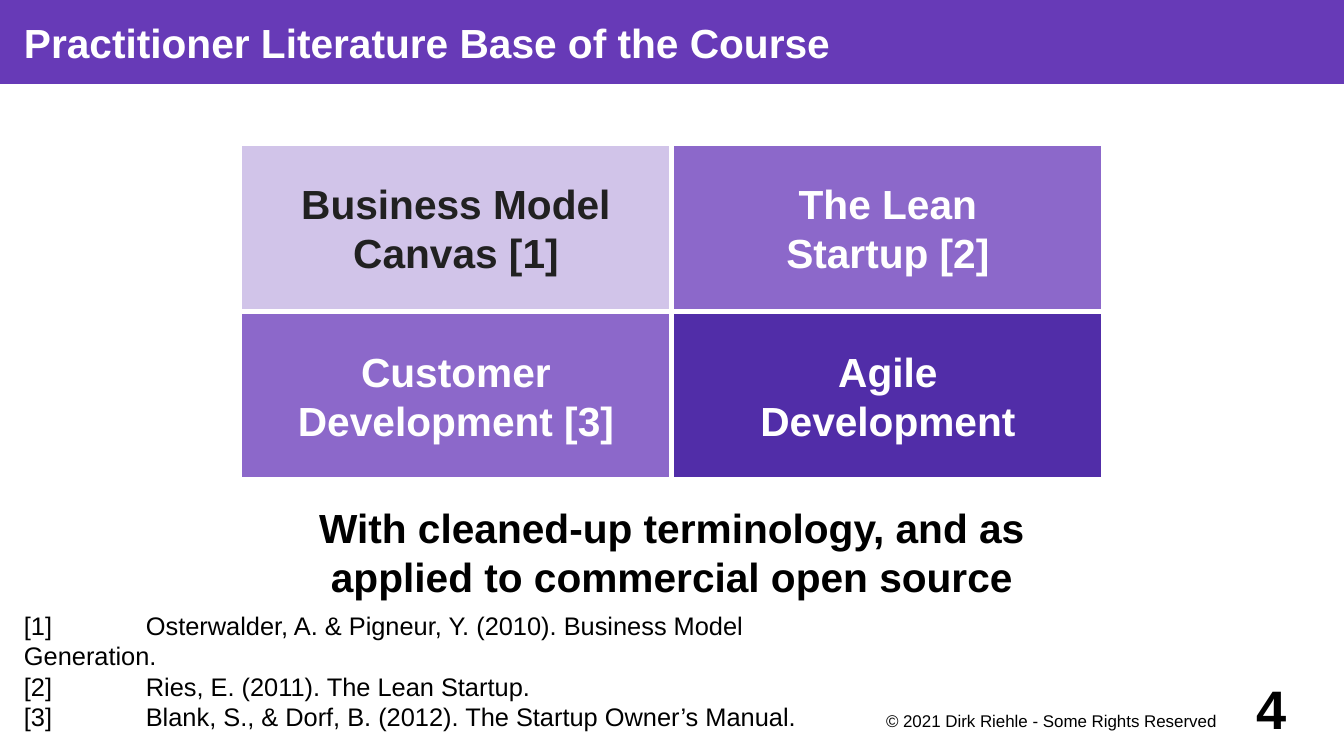
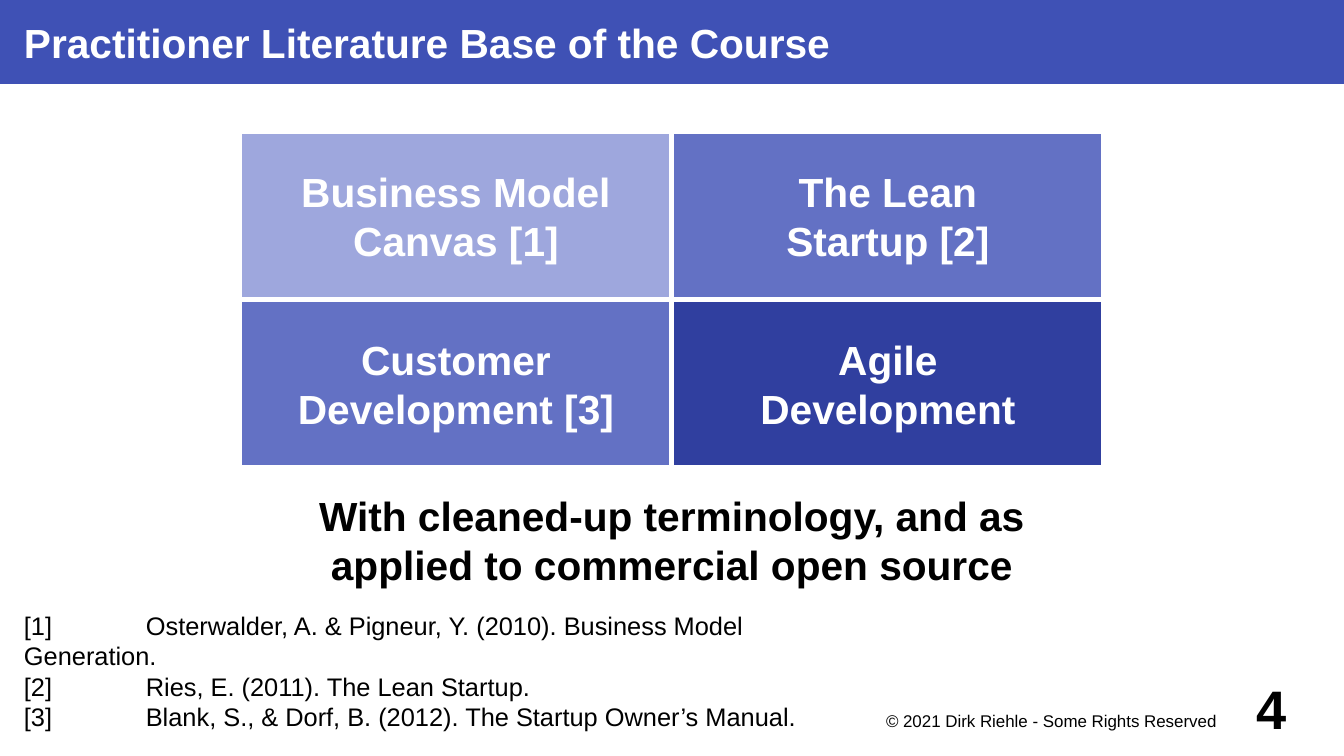
Before and after one commit to dirkriehle/coss-course, a slide deck: slide 4 of Lecture slides/COSS A01 - Course Introduction.odp. Drawn at 1344x756 pixels with LibreOffice and Linux fonts; fonts in the diff are those of the drawing. Boxes give left, top, right and bottom in pixels: in the first picture for what was removed or moved away, otherwise in the second. Text is boxed around its words. In the diff, an @@ line names an element or a change of style, - is before the commit and + after.

```diff
--- a/Lecture slides/COSS A01 - Course Introduction.odp
+++ b/Lecture slides/COSS A01 - Course Introduction.odp
@@ title "Practitioner Literature Base of the ..." at (x1=0, y1=0, x2=1344, y2=84): fill #673AB7 to #3F51B5 @@
@@ rectangle "Business Model Canvas [1]" at (x1=240, y1=132, x2=672, y2=300): text colour #212121 to #FFFFFF; fill #D1C4E9 to #9EA7DD @@
@@ rectangle "The Lean Startup [2]" at (x1=672, y1=132, x2=1104, y2=300): fill #8C68CA to #6371C4 @@
@@ rectangle "Customer Development [3]" at (x1=240, y1=300, x2=672, y2=468): fill #8C68CA to #6371C4 @@
@@ 4 rectangles moved together from (x1=240, y1=144, x2=1104, y2=481) to (x1=240, y1=132, x2=1104, y2=468) @@
@@ rectangle "Agile Development" at (x1=672, y1=300, x2=1104, y2=468): fill #512DA8 to #303F9F @@
@@ text "With cleaned-up terminology, and as ..." moved from (x1=319, y1=513, x2=1024, y2=600) to (x1=319, y1=501, x2=1024, y2=588) @@
```
Also in this commit, not shown: 16 other slides changed, 2 slides removed, 19 other files.
